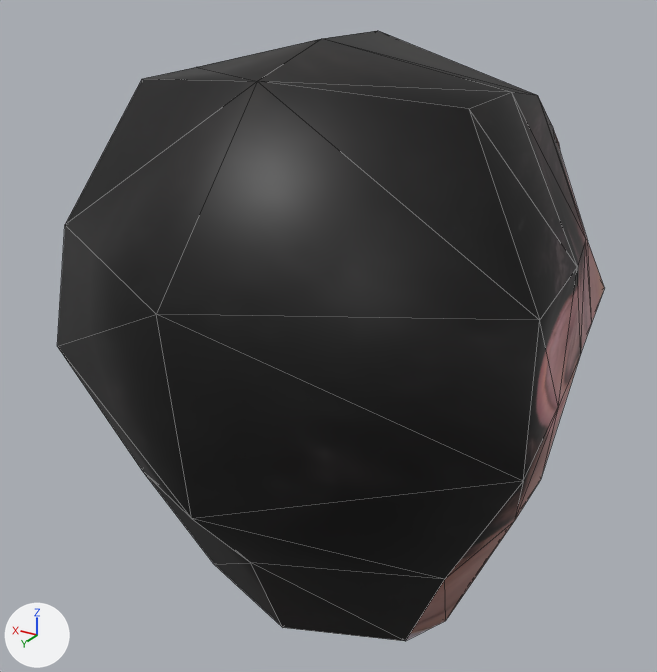
One commit to the glTF model objects/head.gltf: the scene before it, then after it.
Before and after are seen from a camera (50 mm lens) standing at (-0.359, 0.648, 0.545) and looking at (0.02, 0.015, 0.229). The axes (+X, +Y, +Z) are drawn at lower left. The lights are the same throughout. Mesh edges are drawn as thin lines. Where no turn or scale is listed for an object, it has been applied to the vertices. Vertices at the same position are counted once.

Objects in the first picture: 'head'.
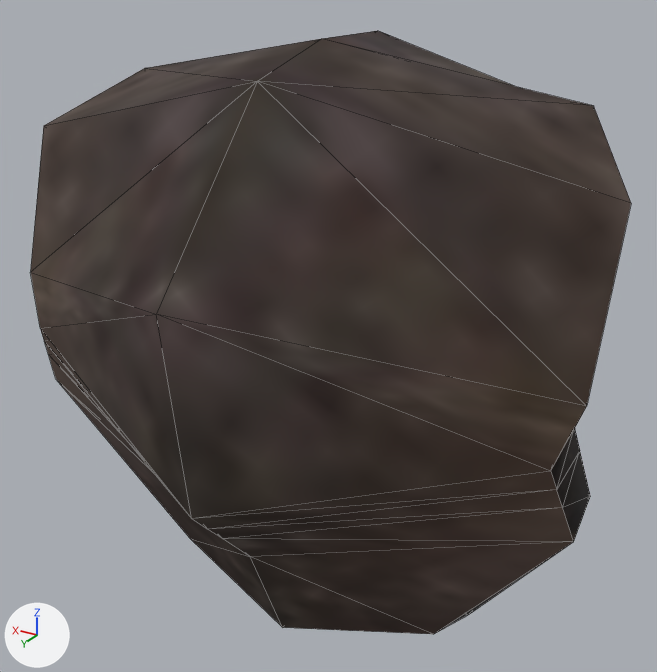
Changed parts and their boxes (x1, y1, x2, y2) in the pictures (657 x 672 px):
'head', surface changed, reshaped (grey to black, 10% wider): before (57, 31, 604, 641); after (31, 31, 631, 634)
part 1 of me_cube_035, built on: before (59, 349, 580, 641); after (41, 330, 590, 634)
part 2 of me_cube_035, surface changed (grey to black): before (57, 39, 604, 519); after (31, 39, 631, 519)

The change, as a diff of the scene's bpy script:
```diff
--- a/objects/head.gltf.py
+++ b/objects/head.gltf.py
@@ img_2023_07_14_16_40_55_media_viewer @@
+img_2023_07_14_16_40_55_media_viewer = load_image('2023-07-14 16_40_55-Media viewer', '_unpacked/2023-07-14_16_40_55-Media_viewer', 389, 502, 'sRGB')
@@ mat_material_068 @@
 mat_material_068 = principled_material('Material.068')
-mat_material_068.texture = img_photo_2023_04_01_01_56_52
+mat_material_068.texture = img_2023_07_14_16_40_55_media_viewer
+mat_material_068.roughness = 1.0
@@ mat_material_069 @@
 mat_material_069 = principled_material('Material.069')
-mat_material_069.texture = img_photo_2023_04_01_01_56_55
+mat_material_069.texture = img_2023_07_14_16_40_55_media_viewer
+mat_material_069.roughness = 1.0
@@ me_cube_035 @@
 # used by ob_head; location = (0.0, -0.041, 0.229)
-me_cube_035.from_pydata(...)  # 67 vertices, 128 faces; spans x -0.209..0.209, y -0.195..0.297, z -0.232..0.254
+me_cube_035.from_pydata(...)  # 91 vertices, 176 faces; spans x -0.243..0.243, y -0.218..0.297, z -0.232..0.254
+# me_cube_035 part 1
+# 8 vertices are removed from x -0.174..0.174, y -0.124..0.21, z -0.136..-0.096
+# 42 faces are deleted
+# 19 vertices move from x -0.209..0.209, y -0.195..0.195, z -0.227..0.223 to x -0.243..0.243, y -0.187..0.196, z -0.219..0.219
+# 32 vertices are added at x -0.24..0.24, y -0.218..0.261, z -0.133..0.001
+# 14 new faces join them, mat_material_063 (picture img_2023_07_14_16_40_55_media_viewer)
+# 60 new faces join them, mat_material_068 (picture img_2023_07_14_16_40_55_media_viewer)
+# 16 new faces join them, mat_material_069 (picture img_2023_07_14_16_40_55_media_viewer)
+# me_cube_035 part 2: 86 kept faces spanning x -0.243..0.243, y -0.187..0.297, z -0.232..0.254 get new texture (UV) coordinates
 me_cube_035.materials.append(mat_material_063)
```
